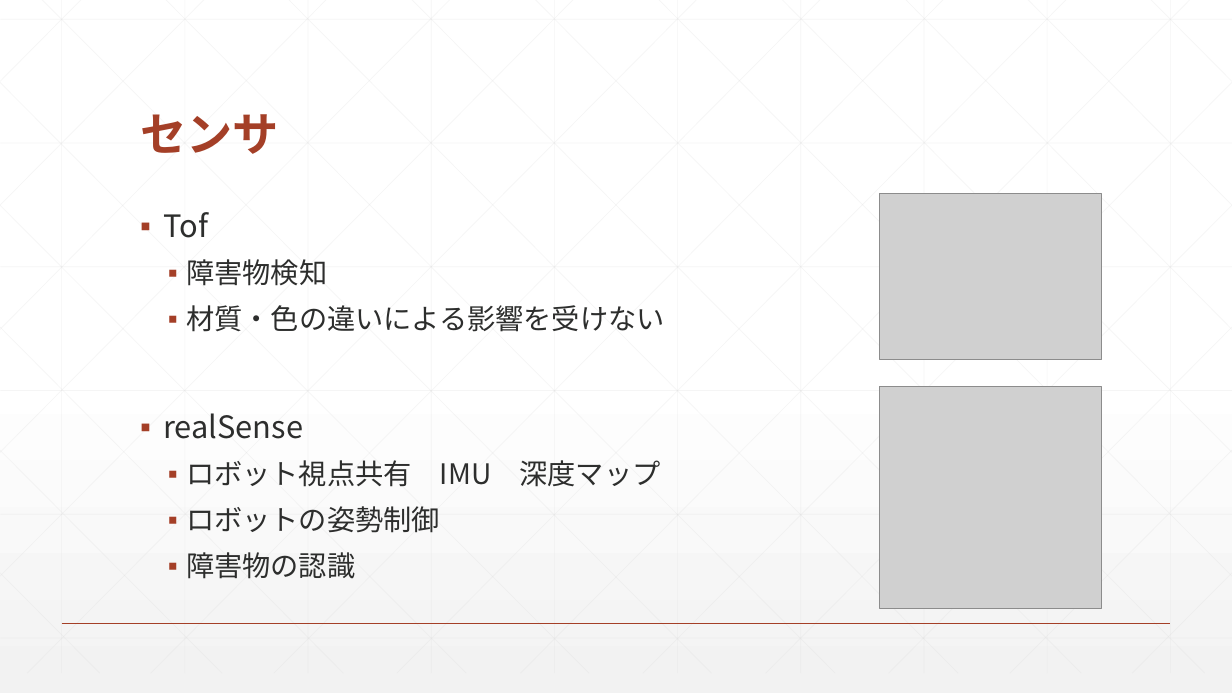
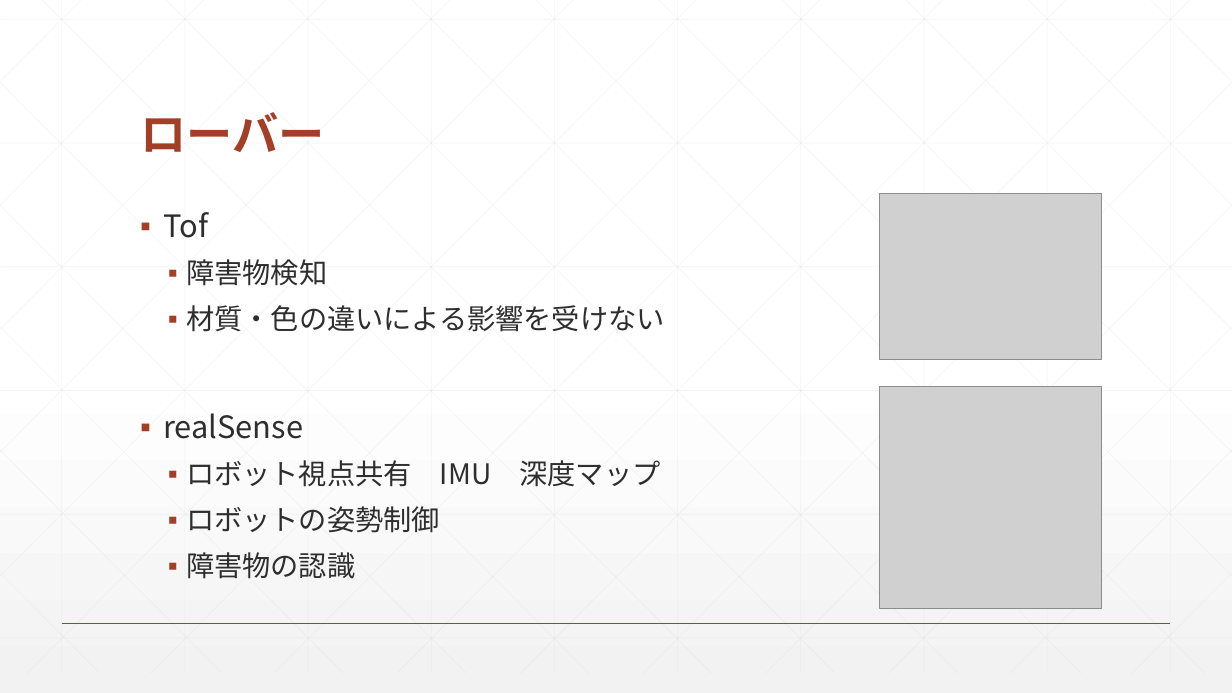
Before and after one commit to moca0511/-, a slide deck: slide 12 of docs/企画発表/企画発表.pptx (slide 10 before the commit). Drawn at 1232x693 pixels with LibreOffice and Linux fonts; fonts in the diff are those of the drawing; grey boxes stand for pictures. Boxes give left, top, right and bottom in pixels: in the first picture for what was removed or moved away, otherwise in the second. Text is boxed around its words. In the diff, an @@ line names an element or a change of style, - is before the commit and + after.

```diff
--- a/docs/企画発表/企画発表.pptx
+++ b/docs/企画発表/企画発表.pptx
@@ title at [140, 112, 324, 152]: text changed @@
-センサ
+ローバー
```
Also in this commit, not shown: 6 other slides changed, 4 slides added, 1 slide removed, 3 other files.
